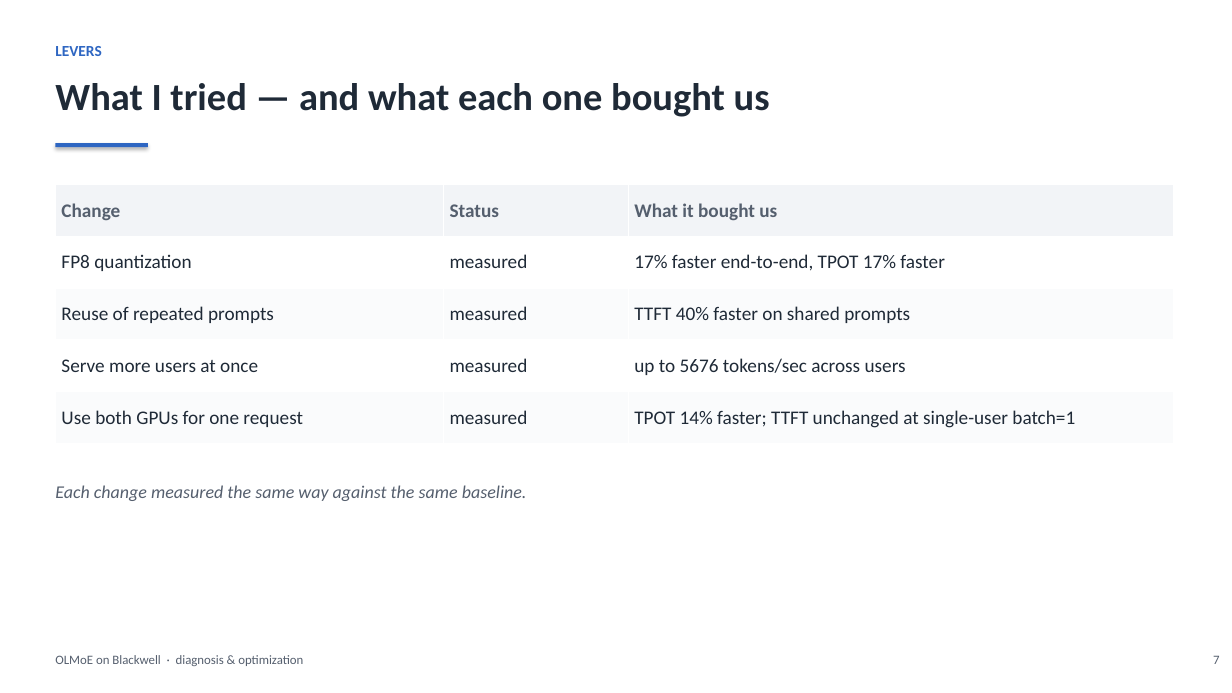
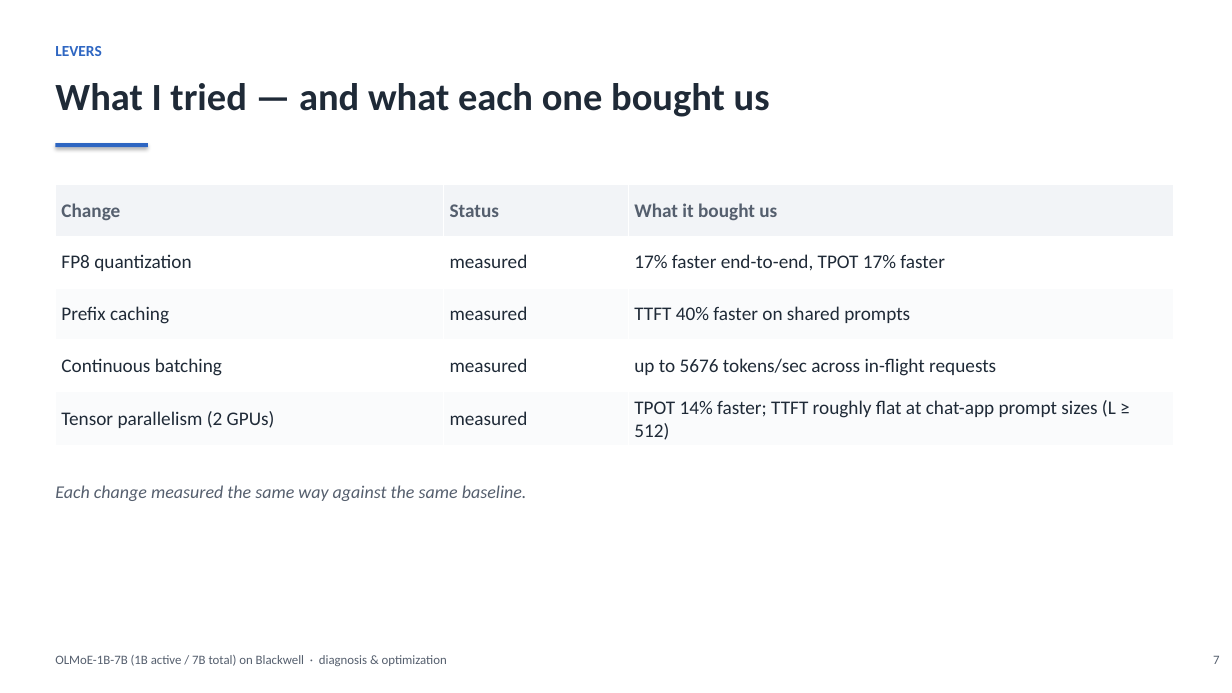
Before and after one commit to harishvs/moe-inference-optimize, a slide deck: slide 7 of talk/deck.pptx. Drawn at 1232x693 pixels with LibreOffice and Linux fonts; fonts in the diff are those of the drawing. Boxes give left, top, right and bottom in pixels: in the first picture for what was removed or moved away, otherwise in the second. Text is boxed around its words. In the diff, an @@ line names an element or a change of style, - is before the commit and + after.

```diff
--- a/talk/deck.pptx
+++ b/talk/deck.pptx
@@ table at [55, 185, 1174, 444] @@
-row 3, column 1: Reuse of repeated prompts
+row 3, column 1: Prefix caching
-row 4, column 1: Serve more users at once
+row 4, column 1: Continuous batching
-row 4, column 3: up to 5676 tokens/sec across users
+row 4, column 3: up to 5676 tokens/sec across in-flight requests
-row 5, column 1: Use both GPUs for one request
+row 5, column 1: Tensor parallelism (2 GPUs)
-row 5, column 3: TPOT 14% faster; TTFT unchanged at single-user batch=1
+row 5, column 3: TPOT 14% faster; TTFT roughly flat at chat-app prompt sizes (L ≥ 512)
@@ text at [55, 655, 447, 666]: text changed @@
-OLMoE on Blackwell · diagnosis & optimization
+OLMoE-1B-7B (1B active / 7B total) on Blackwell · diagnosis & optimization
```
Also in this commit, not shown: 12 other slides changed, 4 slides added, 1 slide removed, 5 other files.
